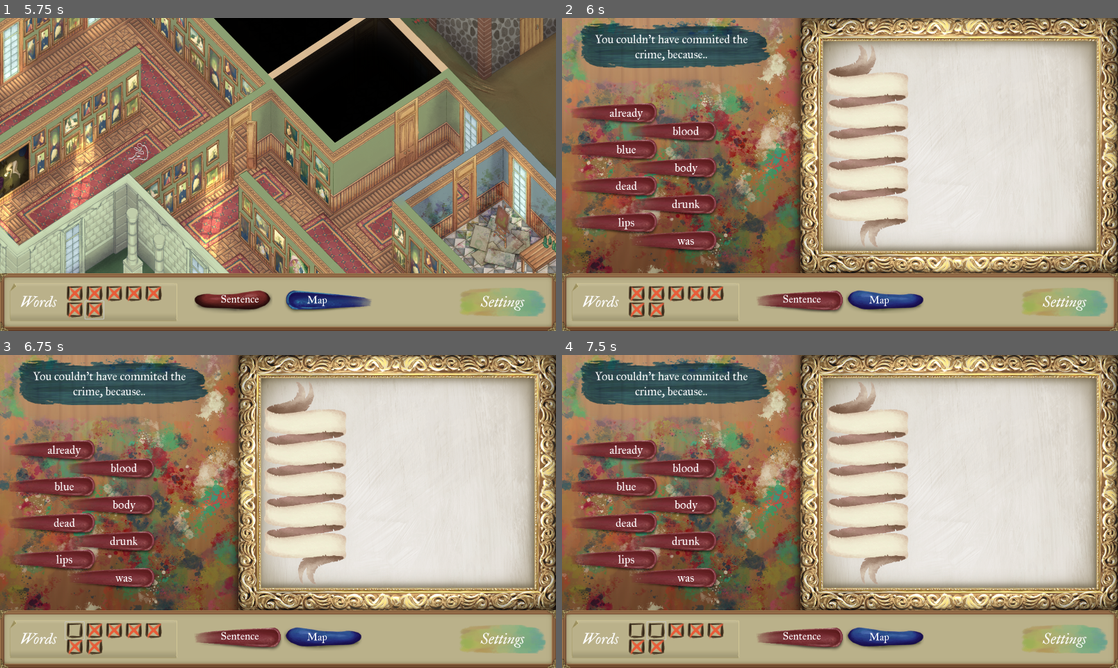
Above: before the commit, frames 1-4 (two rows, left to right).
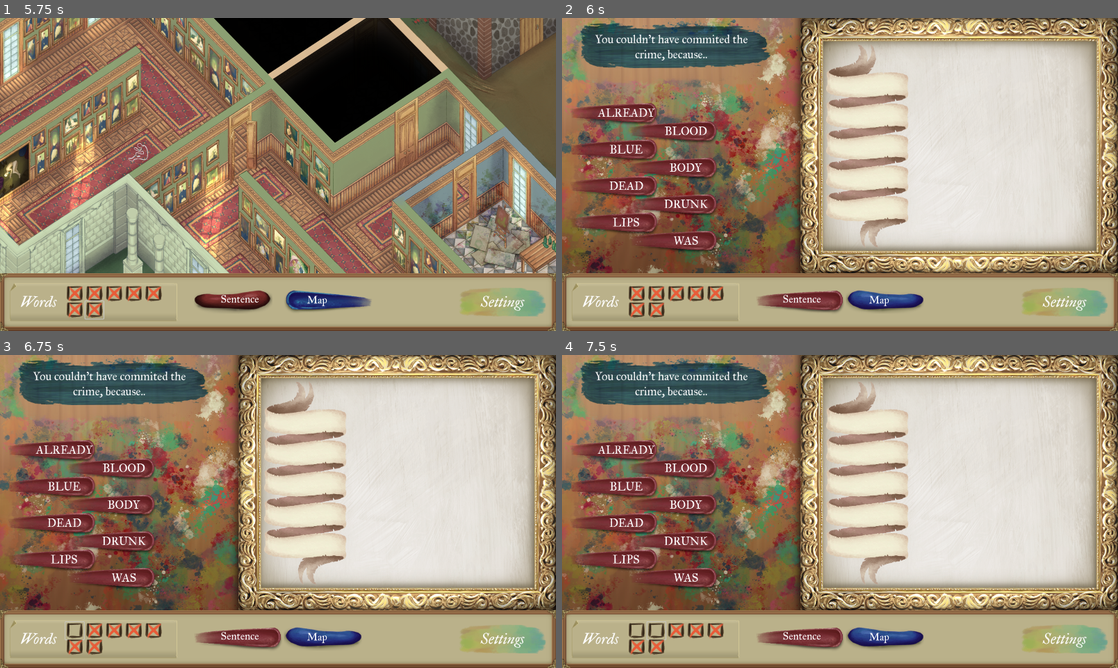
Above: after the commit, the same moments.

Repository: 100-Devs-1-Game/TheFullPicture
Game: Godot game, scene res://menus/main_menu.tscn
The game is run twice, just before and just after one commit, with the same random seed, the same clock (stepped at 60 frames per second) and the same inputs.
Inputs (mouse positions are in pixels of both pictures, inside the frame that each line leads up to):
- Up to frame 1 (5.75 s): click (72, 293) at 0.5 s; click (94, 293) at 1.25 s; click (116, 293) at 2 s; click (133, 293) at 2.75 s; click (155, 293) at 3.5 s; click (72, 309) at 4.25 s; click (94, 309) at 5 s
- Up to frame 2 (6 s): click "Sentence" at 5.75 s
- Up to frame 3 (6.75 s): click (72, 630) at 6.5 s
- Up to frame 4 (7.5 s): click (656, 630) at 7.25 s

Frame 1 is identical in both runs. In frame 2, 0.8% of the frame differs, in the area x 6-27%, y 28-73%; in frame 3, 0.8%; in frame 4, 0.8%.

Commit message:
Use upper case text

Diff:
--- a/src/sentence_builder/clue_button.gd
+++ b/src/sentence_builder/clue_button.gd
@@ -8,7 +8,7 @@
 
 
 func set_clue(clue: ClueData):
-	label.text= clue.word
+	label.text= clue.word.to_upper()
 
 
 func return_button():
--- a/src/sentence_builder/solution_slot.gd
+++ b/src/sentence_builder/solution_slot.gd
@@ -7,4 +7,4 @@
 
 func fill(button: ClueButton):
 	clue_button= button
-	text= clue_button.label.text
+	text= clue_button.label.text.to_upper()
